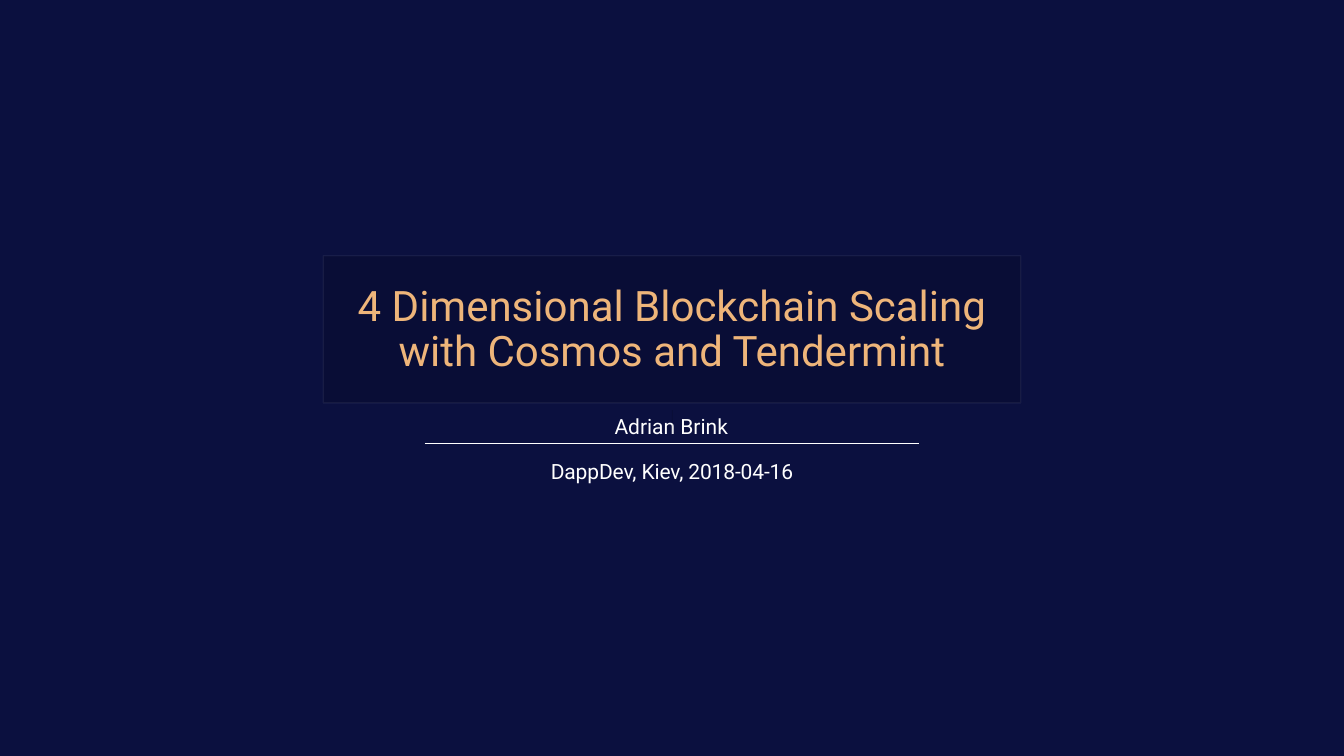
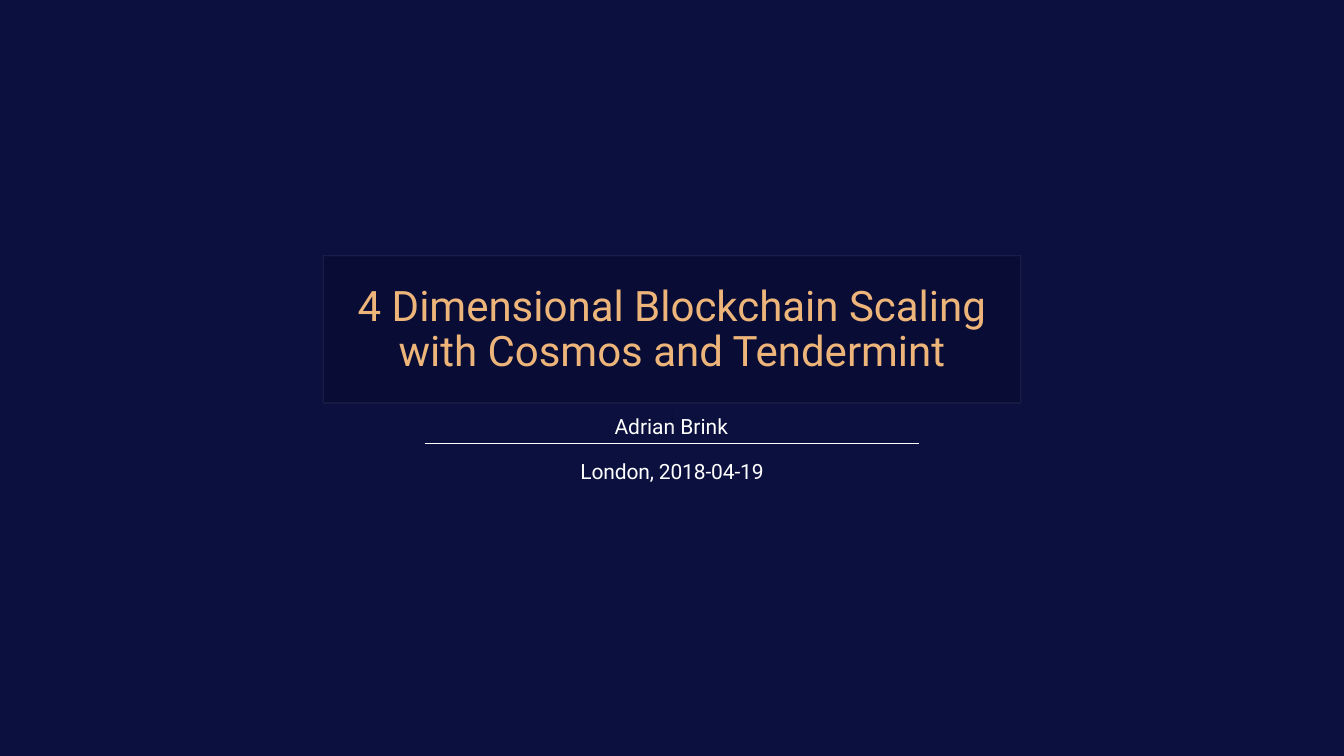
Before and after one commit to adrianbrink/research, a slide deck: slide 1 of talks/DappDev 2018/Four Dimensional Blockchain Scaling.pptx. Drawn at 1344x756 pixels with LibreOffice and Linux fonts; fonts in the diff are those of the drawing; background and template pictures are left out. Boxes give left, top, right and bottom in pixels: in the first picture for what was removed or moved away, otherwise in the second. Text is boxed around its words. In the diff, an @@ line names an element or a change of style, - is before the commit and + after.

Commit message:
Add London event

```diff
--- a/talks/DappDev 2018/Four Dimensional Blockchain Scaling.pptx
+++ b/talks/DappDev 2018/Four Dimensional Blockchain Scaling.pptx
@@ text at (580, 463, 764, 482): text changed @@
-DappDev, Kiev, 2018-04-16
+London, 2018-04-19
```
Also in this commit, not shown: 2 slides added, 2 other files.
